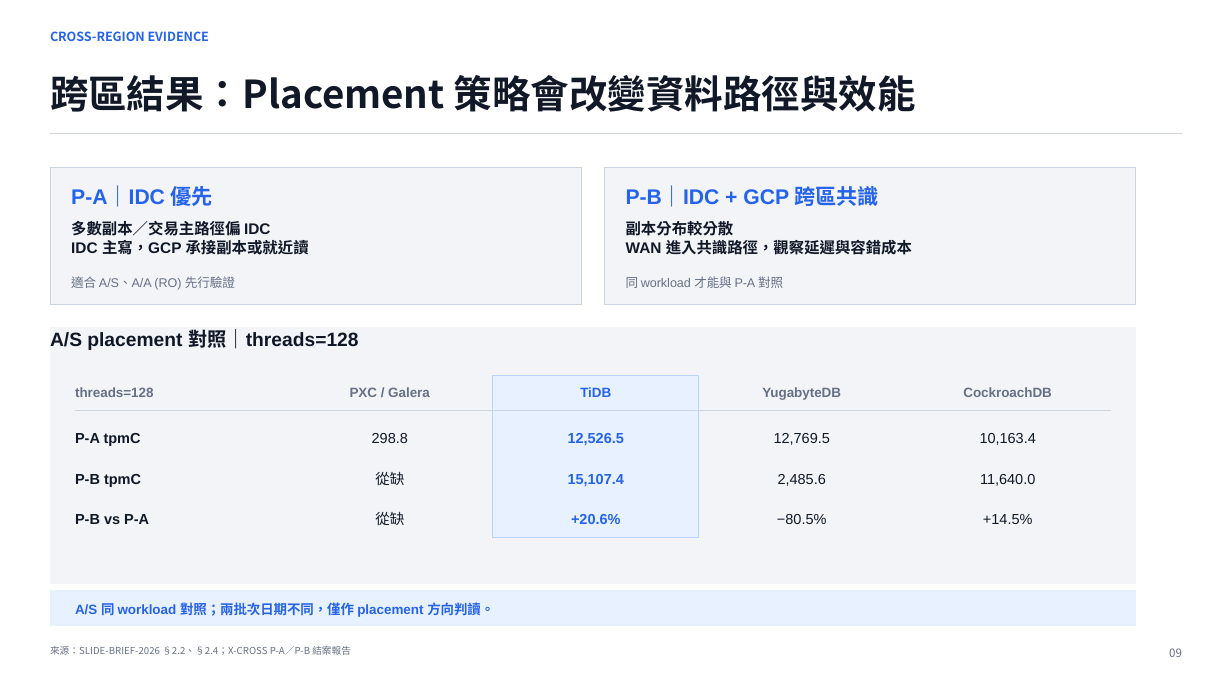
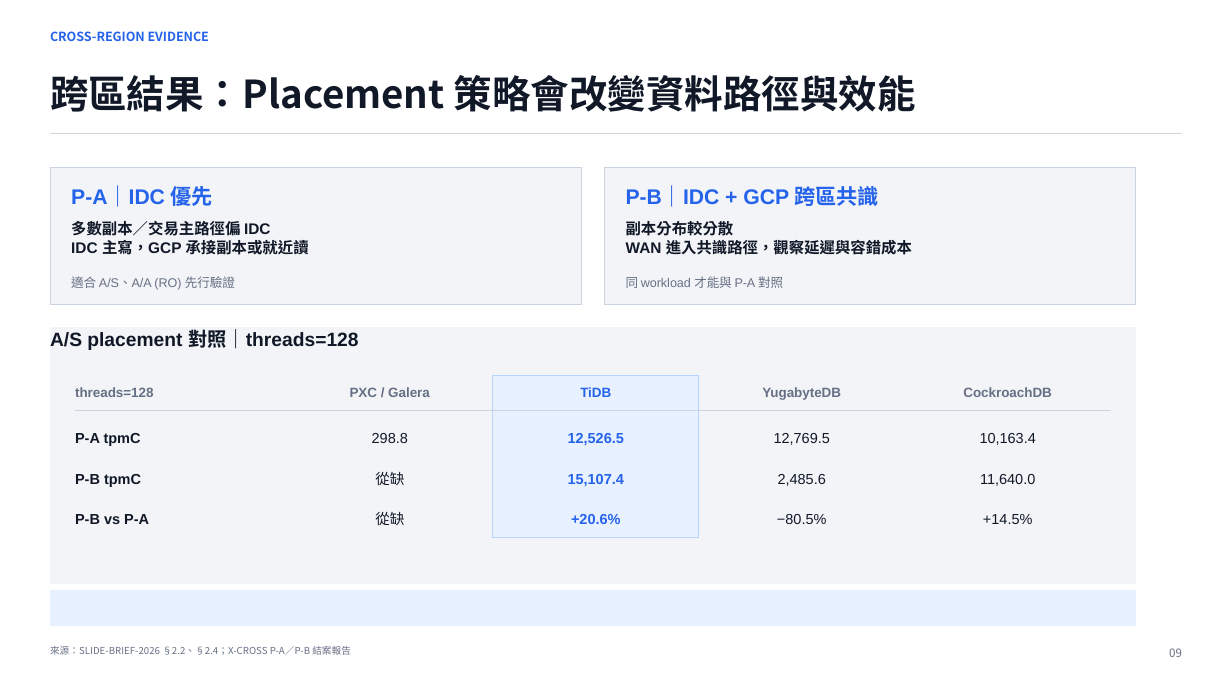
Before and after one commit to heavenruler/dba_career, a slide deck: slide 7 of poc/refresh/0827_slide_codex_v4.pptx. Drawn at 1232x693 pixels with LibreOffice and Linux fonts; fonts in the diff are those of the drawing. Boxes give left, top, right and bottom in pixels: in the first picture for what was removed or moved away, otherwise in the second. Text is boxed around its words. In the diff, an @@ line names an element or a change of style, - is before the commit and + after.

```diff
--- a/poc/refresh/0827_slide_codex_v4.pptx
+++ b/poc/refresh/0827_slide_codex_v4.pptx
@@ text removed at (75,602,494,617) @@
-A/S 同 workload 對照；兩批次日期不同，僅作 placement 方向判讀。
```
Also in this commit, not shown: 6 other slides changed, 1 other file.
